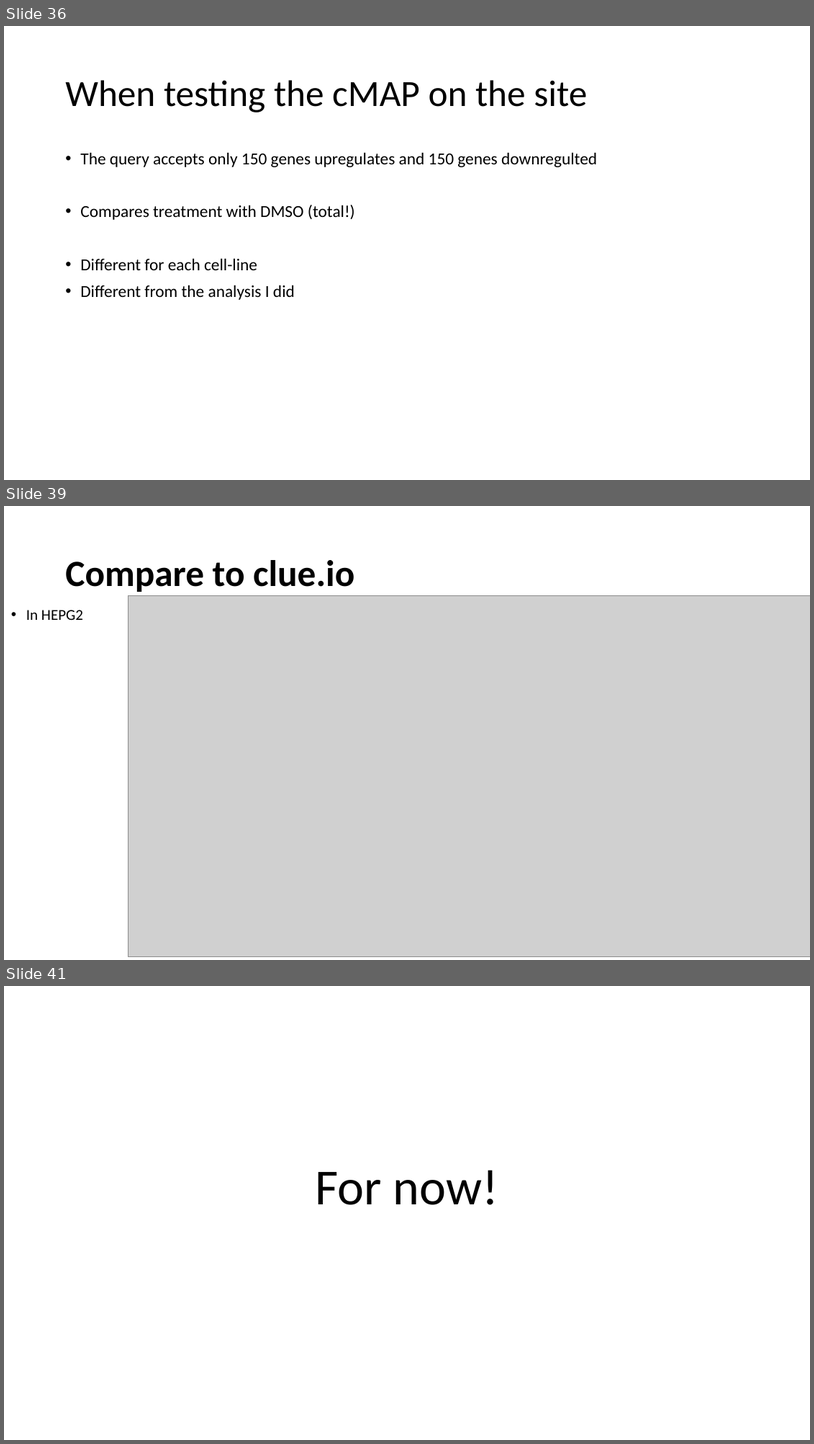
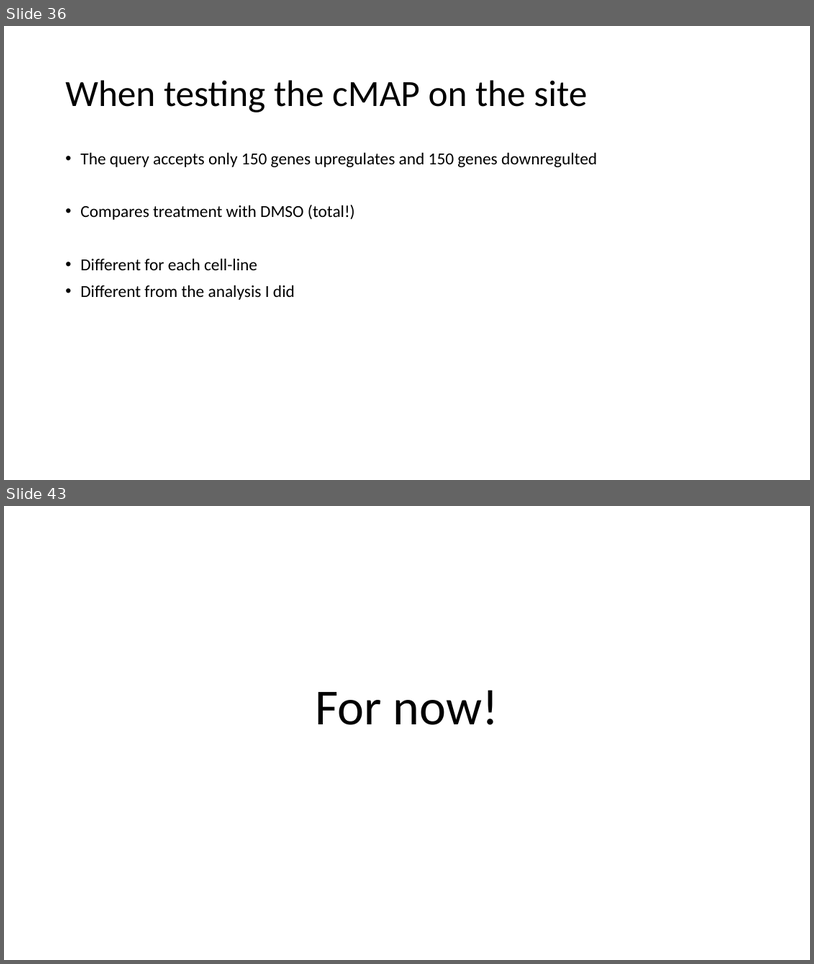
Before and after one commit to RuslanAlali/cMAp_Terzi, a slide deck: cMAP_stats.pptx. Shown one above the other, each under a label of ours: slides 36, 39 and 41 before the commit, slides 36 and 43 after it; the slides between them are not shown. The pictures are 814x1444 and 814x964 pixels, drawn with LibreOffice and Linux fonts; fonts in the diff are those of the drawing; grey boxes stand for pictures. Boxes give left, top, right and bottom in pixels: in the first picture for what was removed or moved away, otherwise in the second. Text is boxed around its words. In the diff, an @@ line names an element or a change of style, - is before the commit and + after.

```diff
--- a/cMAP_stats.pptx
+++ b/cMAP_stats.pptx
@@ slide 39 removed at <box>4,506,810,960</box>, background #FFFFFF @@
@@ title removed at <box>65,560,355,592</box> @@
-Compare to clue.io
@@ text removed at <box>26,610,83,620</box> @@
-• In HEPG2
@@ picture removed at <box>129,595,810,956</box> @@
@@ what was slide 41 is now slide 43 @@
```
Also in this commit, not shown: 2 slides changed, 4 slides added, 1 other slide removed, 3 other files.
